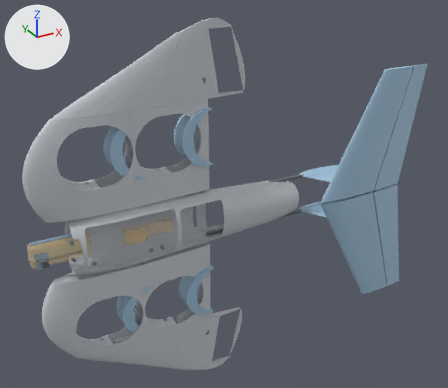
The glTF model site/models/v19b_falcon_tail.glb, before and after one commit.
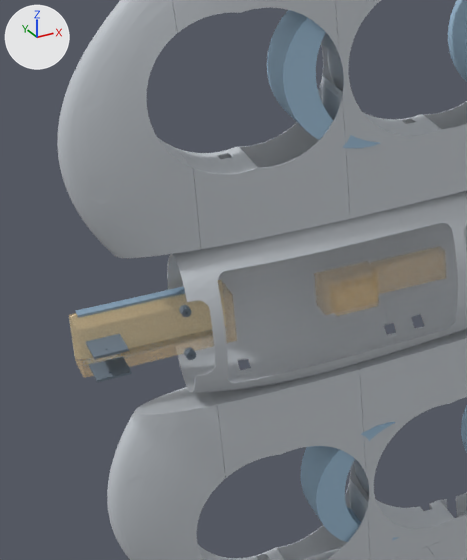
Old and new are each drawn whole from a camera (50 mm lens) standing at (-124.0, -1307.0, 704.0) and looking at (601.0, 11.0, 45.0) and again close up on the part from 0% to 40% of the width and 32% to 88% of the height. Lighting does not change. The marker at upper left points along +X, +Y and +Z. The first two pictures are the older version. Where no turn or scale is listed for an object, it has been applied to the vertices.

Names of what the first close-up shows: 'CAM_19mm_cradle', 'F2_hollow_body', 'F3_hollow_body', 'KEEP_OUT_BATTERY_NOSE_BAY_140x48x33', 'KEEP_OUT_EDF_ESC_73x30x12_plus_margin__TRAY_A', 'NEW_well_fill_L', 'NEW_well_fill_R', 'WLA_hollow_wing', 'WLB_hollow_wing', 'WLC_hollow_wing', 'WRA_hollow_wing', 'WRB_hollow_wing', 'WRC_hollow_wing' and 5 more.
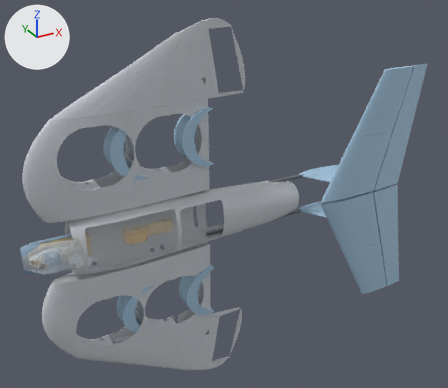
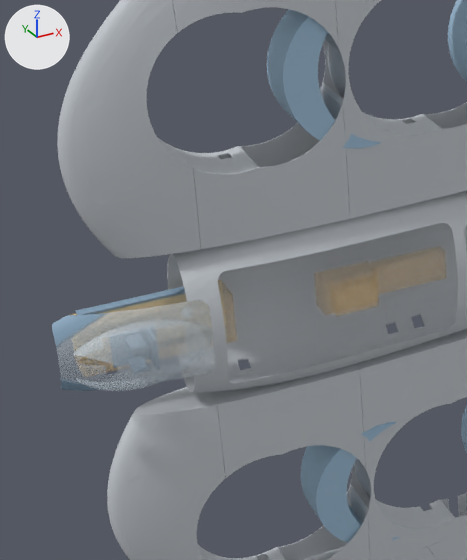
Not visible in the close-ups: 'NEW_cockpit_camera_seat'.

Where the change shows, as pixel boxes (x1, y1, x2, y2) in the close-ups (467 x 560 px):
'WRB_hollow_wing', moved
    both: (172, 0, 350, 249)
'WLB_hollow_wing', moved
    both: (209, 355, 370, 560)
'NEW_canopy_clear_PETG', added
    after: (56, 300, 215, 391)
'CAM_19mm_cradle', deleted
    before: (86, 305, 196, 382)
'NEW_canopy_frame', added (blue)
    after: (52, 313, 105, 391)

What changed in the scene script:
```text
Add mat_new_cockpit_camera_seat:
    mat_new_cockpit_camera_seat = principled_material('NEW_cockpit_camera_seat')
    mat_new_cockpit_camera_seat.base_color = (0.243, 0.373, 0.502)  # blue #87a4bc
    mat_new_cockpit_camera_seat.metallic = 0.05
    mat_new_cockpit_camera_seat.roughness = 0.55
Add mat_new_canopy_clear_petg:
    mat_new_canopy_clear_petg = principled_material('NEW_canopy_clear_PETG')
    mat_new_canopy_clear_petg.base_color = (0.749, 0.847, 0.925)  # white #e0edf6
    mat_new_canopy_clear_petg.metallic = 0.05
    mat_new_canopy_clear_petg.roughness = 0.55
    mat_new_canopy_clear_petg.alpha = 0.259
Add mat_new_canopy_frame:
    mat_new_canopy_frame = principled_material('NEW_canopy_frame')
    mat_new_canopy_frame.base_color = (0.243, 0.373, 0.502)  # blue #87a4bc
    mat_new_canopy_frame.metallic = 0.05
    mat_new_canopy_frame.roughness = 0.55
Add me_new_cockpit_camera_seat:
    me_new_cockpit_camera_seat.from_pydata(...)  # a box spanning x -20.0..20.0, y 12.2..14.2, z -16.0..16.0; a box spanning x -8.0..6.0, y -14.2..12.2, z 10.0..12.4; a box spanning x -8.0..6.0, y -14.2..12.2, z -12.4..-10.0; a box spanning x 12.0..15.0, y -12.2..12.2, z -15.0..15.0
    me_new_cockpit_camera_seat.materials.append(mat_new_cockpit_camera_seat)  # blue #87a4bc
Add me_new_canopy_clear_petg:
    me_new_canopy_clear_petg.from_pydata(...)  # 3338 vertices, 6692 faces; spans x -66.8..66.8, y -18.8..18.8, z -37.7..37.7
    me_new_canopy_clear_petg.materials.append(mat_new_canopy_clear_petg)  # white #e0edf6
Add me_new_canopy_frame:
    me_new_canopy_frame.from_pydata(...)  # 162 vertices, 316 faces; spans x -24.2..24.2, y -6.0..6.0, z -37.7..37.7
    me_new_canopy_frame.materials.append(mat_new_canopy_frame)  # blue #87a4bc
Remove ob_cam_19mm_cradle:
    ob_cam_19mm_cradle = bpy.data.objects.new('CAM_19mm_cradle', me_cam_19mm_cradle)
    ob_cam_19mm_cradle.location = (139.0, -32.0, 0.0)
Add ob_new_cockpit_camera_seat:
    ob_new_cockpit_camera_seat = bpy.data.objects.new('NEW_cockpit_camera_seat', me_new_cockpit_camera_seat)
    ob_new_cockpit_camera_seat.location = (132.0, -36.0, 0.0)
Add ob_new_canopy_clear_petg:
    ob_new_canopy_clear_petg = bpy.data.objects.new('NEW_canopy_clear_PETG', me_new_canopy_clear_petg)
    ob_new_canopy_clear_petg.location = (133.0, -40.0, 0.0)
Add ob_new_canopy_frame:
    ob_new_canopy_frame = bpy.data.objects.new('NEW_canopy_frame', me_new_canopy_frame)
    ob_new_canopy_frame.location = (91.0, -15.0, 0.0)
```
